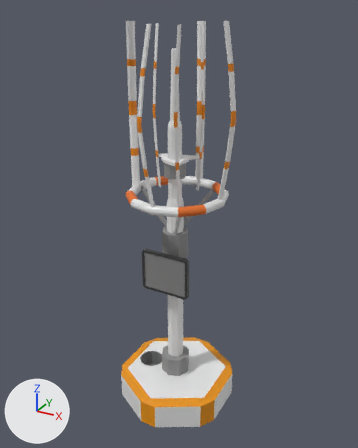
Renders of the FBX model Project-W/Assets/Items/Placeables/Buildings/Wind Turbine/WindTurbine.fbx from each side of a commit.
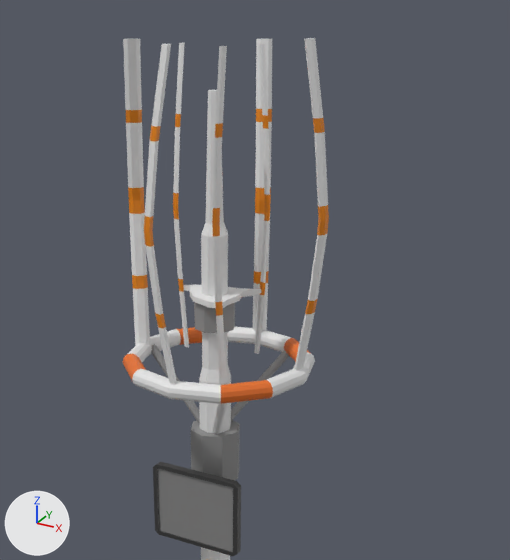
There are two pictures of each version: one whole from a 50 mm camera at (5.17, -9.95, 9.33) aimed at (-0.14, -0.3, 4.51), one close up on the part from 17% to 93% of the width and 0% to 67% of the height. Arrows for +X, +Y and +Z are at lower left; the lights stay in place. Where no turn or scale is listed for an object, it has been applied to the vertices.
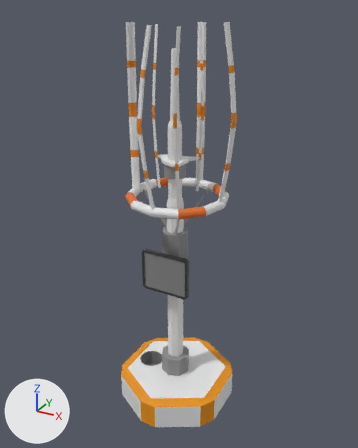
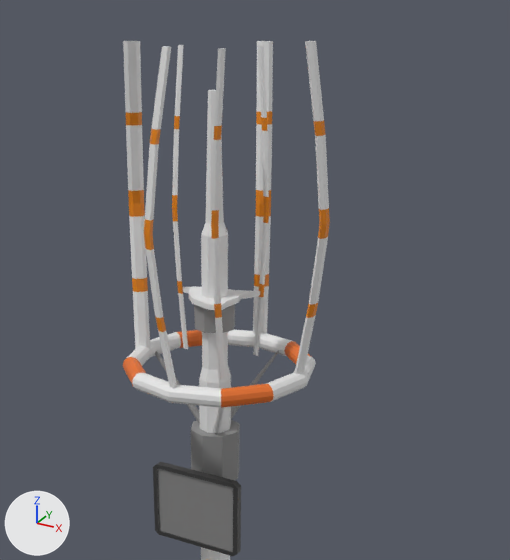
The newer file is also turned or shifted as a whole; pictures and numbers use the older file's frame.

Boxes (x1, y1, x2, y2) around the edits, measured in the close-ups (510 x 560 px; the box of a moved part takes in the faces that stretch with it):
'Cylinder.001', reshaped: before (123, 38, 329, 560); after (153, 90, 279, 560)
'Cylinder.018', added: after (123, 41, 330, 408)
    faces in mat_blade_body_035 (white #e7e7e7): (123, 41, 150, 349)
    faces in mat_blade_body_033 (white #e7e7e7): (127, 329, 316, 408)
    faces in mat_blade_body_034 (white #e7e7e7): (295, 41, 329, 374)
    faces in mat_small_pillar_001 (white #e7e7e7): (145, 46, 177, 389)
    faces in mat_base_body_004 (white #e7e7e7): (253, 41, 273, 334)
'Cylinder.024', added: after (172, 45, 269, 380)
    faces in mat_blade_body_030 (white #e7e7e7): (212, 48, 226, 380)
    faces in mat_blade_body_031 (white #e7e7e7): (253, 46, 269, 356)
    faces in mat_blade_body_032 (white #e7e7e7): (172, 45, 188, 349)
    faces in mat_blade_body_029 (white #e7e7e7): (182, 286, 261, 310)
    faces in mat_stripes_029 (orange #e78400): (211, 126, 222, 318)
part 1 of me_cylinder_001, deleted: before (123, 38, 329, 404)
part 2 of me_cylinder_001, moved or reshaped: before (212, 403, 227, 434); after (213, 407, 224, 434)
part 3 of me_cylinder_001, moved or reshaped: before (151, 344, 200, 424); after (155, 351, 200, 424)
part 4 of me_cylinder_001, moved or reshaped: before (231, 350, 289, 421); after (231, 350, 279, 419)

What changed in the scene script:
```text
Change me_cylinder_001:
    verts and faces of me_cylinder_001; kept vertices keep their numbers, new ones are numbered from 830
    remove me_cylinder_001.from_pydata(...)  # 830 vertices, 732 faces; spans x -1.41..1.42, y -1.47..1.54, z -6.08..3.51
    add me_cylinder_001.from_pydata(...)  # 264 vertices, 214 faces; spans x -1.41..1.42, y -1.47..1.54, z -6.08..2.96
    me_cylinder_001 part 1: 9 loose pieces with 566 vertices, spanning x -1.26..1.4, y -1.27..1.24, z -0.36..3.51, are deleted
    me_cylinder_001 part 2
    add verts[105] = (0.61, -0.88, -0.21)  # moved
    add verts[107] = (0.62, -0.87, -0.22)  # moved
    add verts[109] = (0.64, -0.87, -0.22)  # moved
    add verts[111] = (0.64, -0.88, -0.24)  # moved
    add verts[113] = (0.63, -0.89, -0.24)  # moved
    add verts[115] = (0.62, -0.9, -0.24)  # moved
    add verts[117] = (0.61, -0.9, -0.23)  # moved
    add verts[119] = (0.6, -0.89, -0.22)  # moved
    me_cylinder_001 part 3
    add verts[121] = (-0.97, 0.06, -0.22)  # moved
    add verts[123] = (-0.98, 0.04, -0.23)  # moved
    add verts[125] = (-0.99, 0.04, -0.24)  # moved
    add verts[127] = (-1.0, 0.04, -0.25)  # moved
    add verts[129] = (-1.01, 0.06, -0.25)  # moved
    add verts[131] = (-1.0, 0.07, -0.25)  # moved
    add verts[133] = (-0.99, 0.08, -0.24)  # moved
    add verts[135] = (-0.98, 0.07, -0.23)  # moved
    me_cylinder_001 part 4
    add verts[153] = (0.48, 0.92, -0.24)  # moved
    add verts[155] = (0.47, 0.93, -0.24)  # moved
    add verts[157] = (0.47, 0.94, -0.25)  # moved
    add verts[159] = (0.48, 0.94, -0.25)  # moved
    add verts[161] = (0.48, 0.94, -0.26)  # moved
    add verts[163] = (0.49, 0.93, -0.26)  # moved
    add verts[165] = (0.49, 0.93, -0.25)  # moved
    add verts[167] = (0.49, 0.92, -0.25)  # moved
    remove me_cylinder_001.materials.append(mat_base_body_004)  # white #e7e7e7
    remove me_cylinder_001.materials.append(mat_small_pillar_001)  # white #e7e7e7
    remove me_cylinder_001.materials.append(mat_blade_body_035)  # white #e7e7e7
    remove me_cylinder_001.materials.append(mat_stripes_035)  # orange #e78400
    remove me_cylinder_001.materials.append(mat_blade_body_034)  # white #e7e7e7
    remove me_cylinder_001.materials.append(mat_stripes_034)  # orange #e78400
    remove me_cylinder_001.materials.append(mat_blade_body_033)  # white #e7e7e7
    remove me_cylinder_001.materials.append(mat_stripes_033)  # orange #e78400
    remove me_cylinder_001.materials.append(mat_blade_body_032)  # white #e7e7e7
    remove me_cylinder_001.materials.append(mat_stripes_032)  # orange #e78400
    remove me_cylinder_001.materials.append(mat_blade_body_031)  # white #e7e7e7
    remove me_cylinder_001.materials.append(mat_stripes_031)  # orange #e78400
    remove me_cylinder_001.materials.append(mat_blade_body_030)  # white #e7e7e7
    remove me_cylinder_001.materials.append(mat_stripes_030)  # orange #e78400
    remove me_cylinder_001.materials.append(mat_blade_body_029)  # white #e7e7e7
    remove me_cylinder_001.materials.append(mat_stripes_029)  # orange #e78400
    remove me_cylinder_001.materials.append(mat_circle_stripes_004)  # orange #e77024
Add ob_cylinder_024:
    ob_cylinder_024 = bpy.data.objects.new('Cylinder.024', me_cylinder_018)  # 206 vertices, 174 faces; spans x -0.7..0.41, y -0.61..0.54, z -1.61..2.05; in mat_blade_body_032 (white #e7e7e7), mat_stripes_031 (orange #e78400), mat_blade_body_031 (white #e7e7e7), mat_stripes_030 (orange #e78400), mat_blade_body_030 (white #e7e7e7), mat_stripes_029 (orange #e78400), mat_blade_body_029 (white #e7e7e7)
    ob_cylinder_024.location = (-0.11, -0.42, 6.93)
Add ob_cylinder_018:
    ob_cylinder_018 = bpy.data.objects.new('Cylinder.018', me_cylinder_012)  # 360 vertices, 344 faces; spans x -1.3..1.36, y -1.28..1.24, z -1.24..2.64; in mat_base_body_004 (white #e7e7e7), mat_stripes_035 (orange #e78400), mat_small_pillar_001 (white #e7e7e7), mat_stripes_034 (orange #e78400), mat_blade_body_035 (white #e7e7e7), mat_stripes_033 (orange #e78400), mat_blade_body_034 (white #e7e7e7), mat_stripes_032 (orange #e78400), mat_blade_body_033 (white #e7e7e7), mat_circle_stripes_004 (orange #e77024)
    ob_cylinder_018.location = (-0.08, -0.49, 6.41)
```
